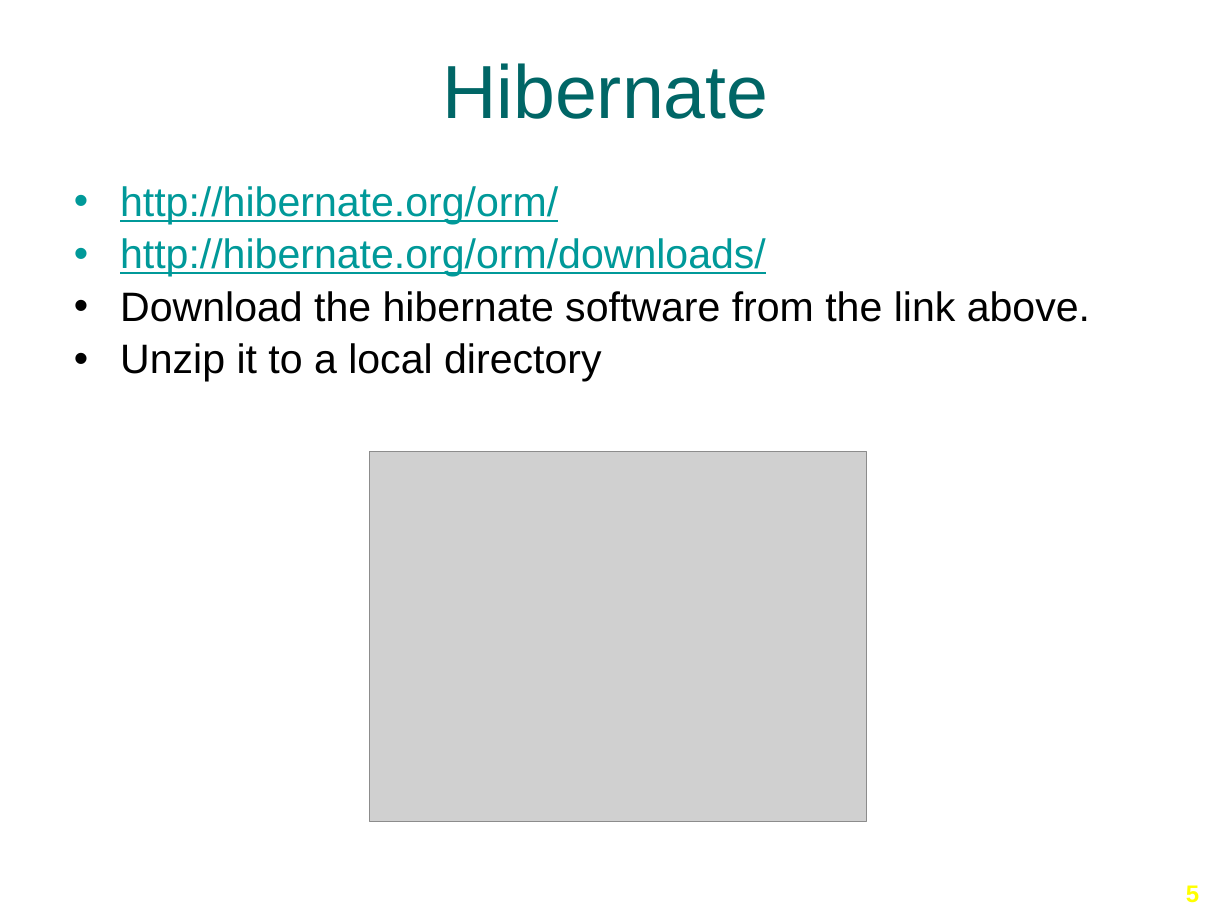
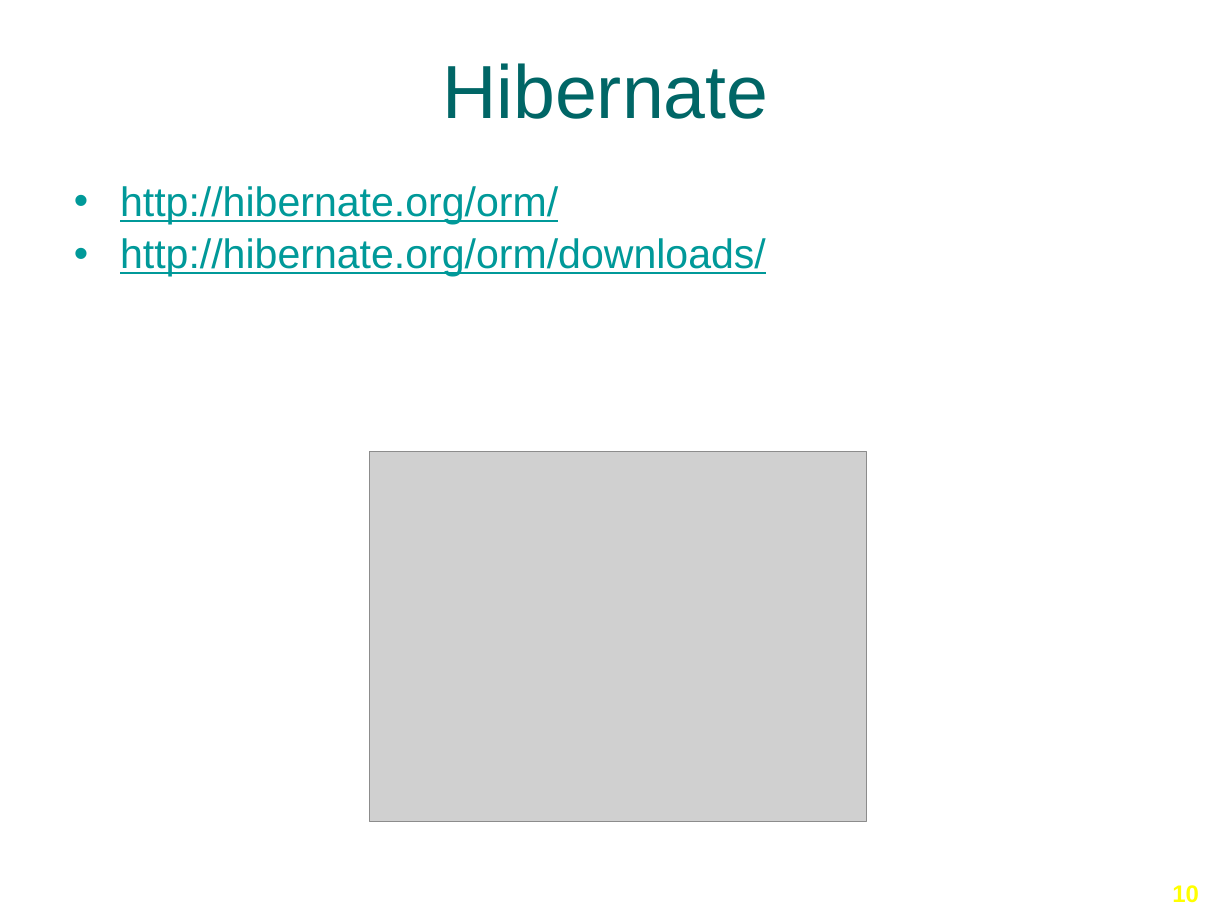
Before and after one commit to Ansilacerda/CIT360-Portfolio, a slide deck: slide 10 of Presentations/Hibernate/Hibernate-Part-1.pptx (slide 5 before the commit). Drawn at 1232x924 pixels with LibreOffice and Linux fonts; fonts in the diff are those of the drawing; grey boxes stand for pictures; background and template pictures are left out. Boxes give left, top, right and bottom in pixels: in the first picture for what was removed or moved away, otherwise in the second. Text is boxed around its words. In the diff, an @@ line names an element or a change of style, - is before the commit and + after.

```diff
--- a/Presentations/Hibernate/Hibernate-Part-1.pptx
+++ b/Presentations/Hibernate/Hibernate-Part-1.pptx
@@ text at [120, 291, 1090, 382]: paragraphs removed @@
-• Download the hibernate software from the link above.
-• Unzip it to a local directory
@@ page number at [1172, 885, 1199, 903]: text changed @@
-5
+10
```
Also in this commit, not shown: 2 other slides changed, 6 slides added, 1 slide removed.
